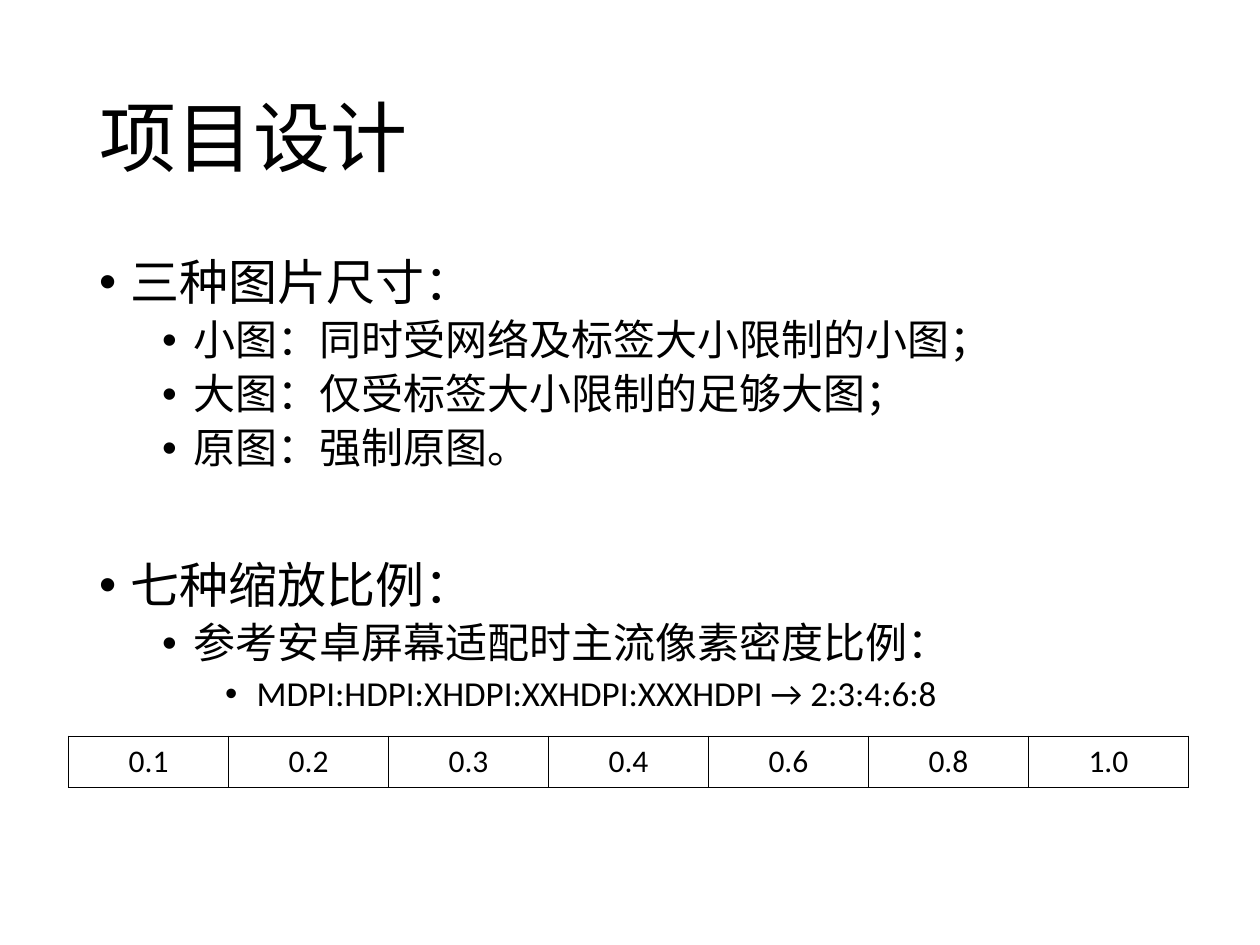
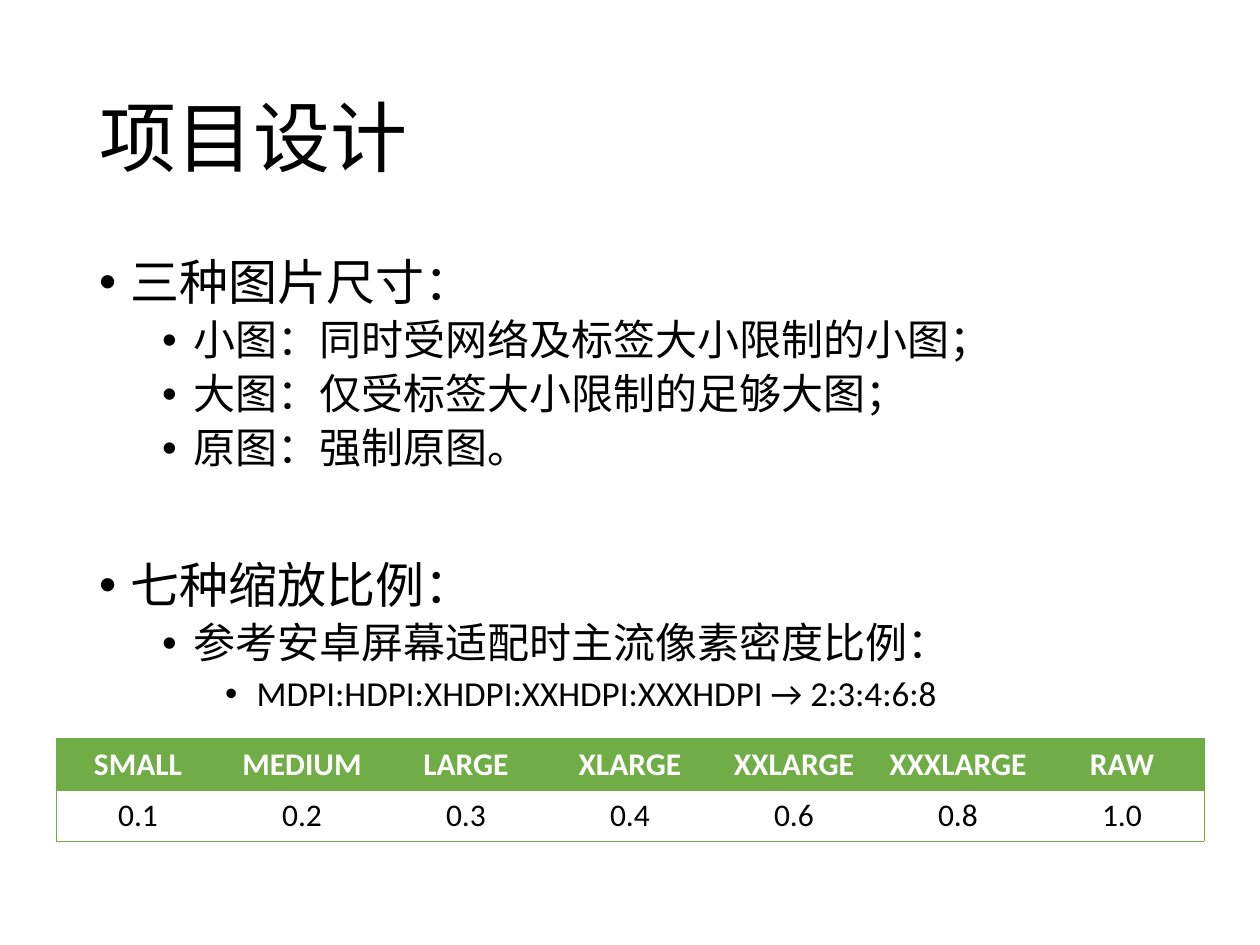
Before and after one commit to WMBao/ImageAccelerator, a slide deck: slide 3 of ImageAccelerator.pptx. Drawn at 1260x945 pixels with LibreOffice and Linux fonts; fonts in the diff are those of the drawing. Boxes give left, top, right and bottom in pixels: in the first picture for what was removed or moved away, otherwise in the second. Text is boxed around its words. In the diff, an @@ line names an element or a change of style, - is before the commit and + after.

```diff
--- a/ImageAccelerator.pptx
+++ b/ImageAccelerator.pptx
@@ table at bbox=[55, 738, 1202, 840] @@
+row 1: SMALL | MEDIUM | LARGE | XLARGE | XXLARGE | XXXLARGE | RAW
@@ table: place and size @@
-table at bbox=[68, 736, 1188, 788]
+table at bbox=[55, 738, 1202, 840]
```
Also in this commit, not shown: 1 other slide changed, 9 slides added, 3 slides removed.
